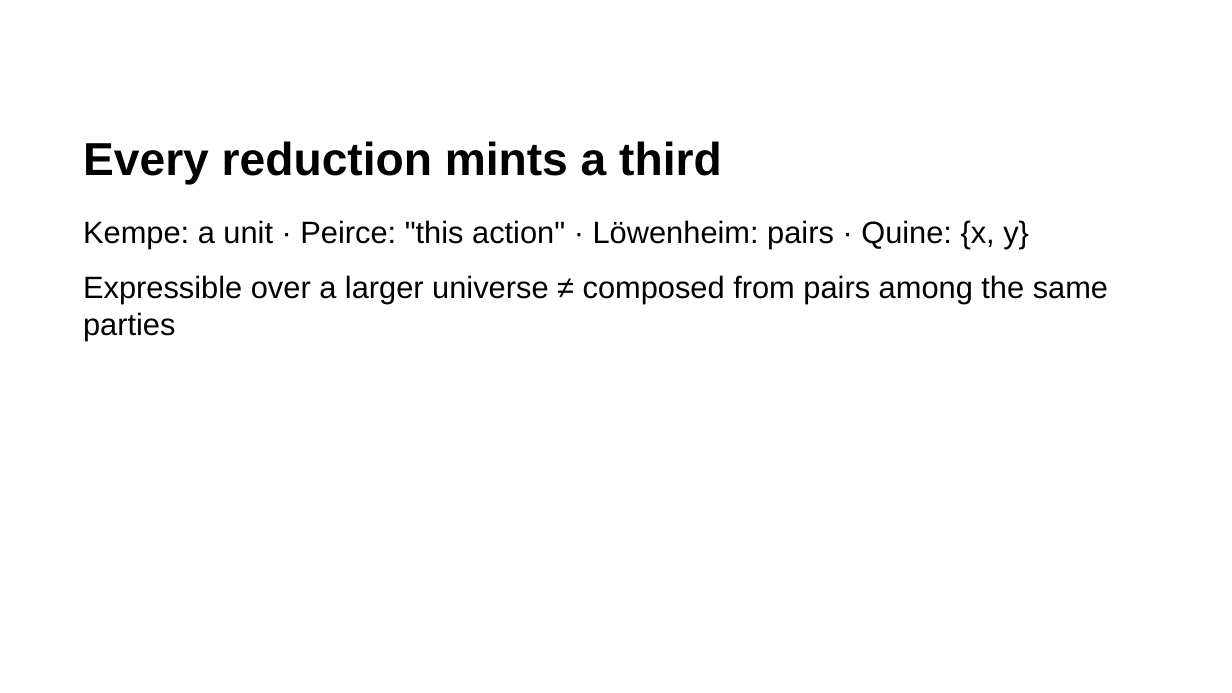
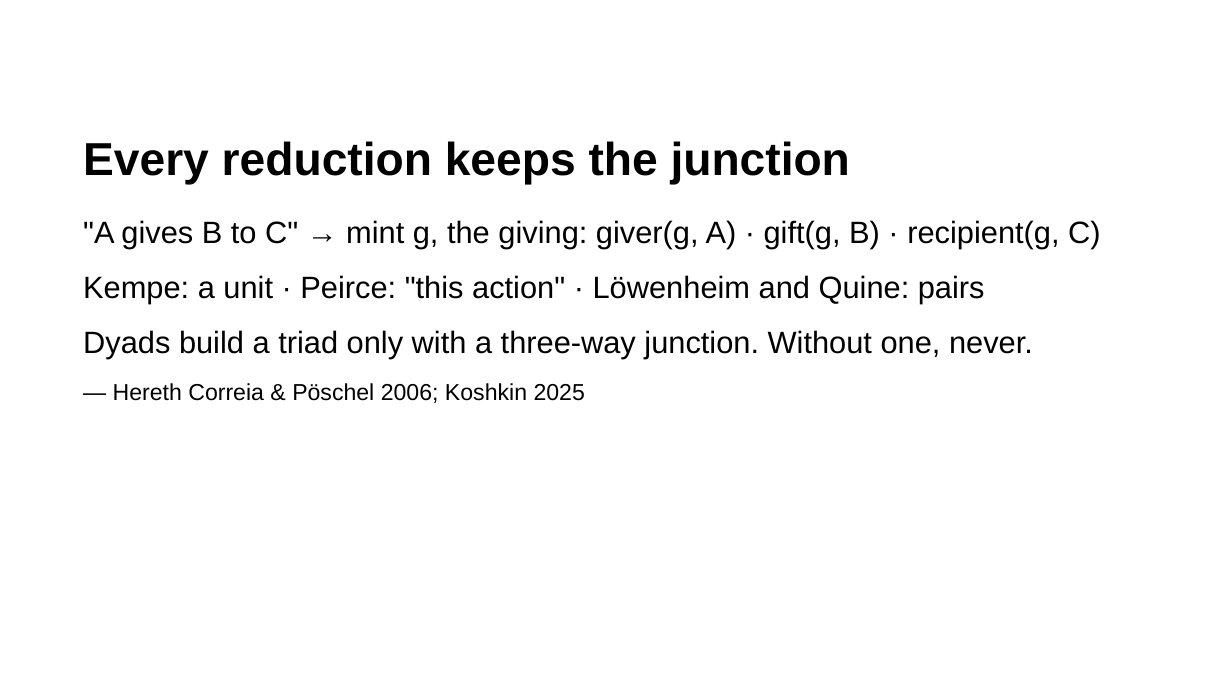
Before and after one commit to rogerSuperBuilderAlpha/algorithmacy-lab, a slide deck: slide 10 of submissions/triadic_reduction/talk/deck.pptx. Drawn at 1232x693 pixels with LibreOffice and Linux fonts; fonts in the diff are those of the drawing. Boxes give left, top, right and bottom in pixels: in the first picture for what was removed or moved away, otherwise in the second. Text is boxed around its words. In the diff, an @@ line names an element or a change of style, - is before the commit and + after.

```diff
--- a/submissions/triadic_reduction/talk/deck.pptx
+++ b/submissions/triadic_reduction/talk/deck.pptx
@@ text at bbox=[83, 141, 850, 185]: text changed @@
-Every reduction mints a third
+Every reduction keeps the junction
@@ text at bbox=[83, 220, 1101, 403]: text changed @@
-Kempe: a unit · Peirce: "this action" · Löwenheim: pairs · Quine: {x, y}
-Expressible over a larger universe ≠ composed from pairs among the same parties
+"A gives B to C" → mint g, the giving: giver(g, A) · gift(g, B) · recipient(g, C)
+Kempe: a unit · Peirce: "this action" · Löwenheim and Quine: pairs
+Dyads build a triad only with a three-way junction. Without one, never.
+— Hereth Correia & Pöschel 2006; Koshkin 2025
```
Also in this commit, not shown: 12 other slides changed, 8 other files.
